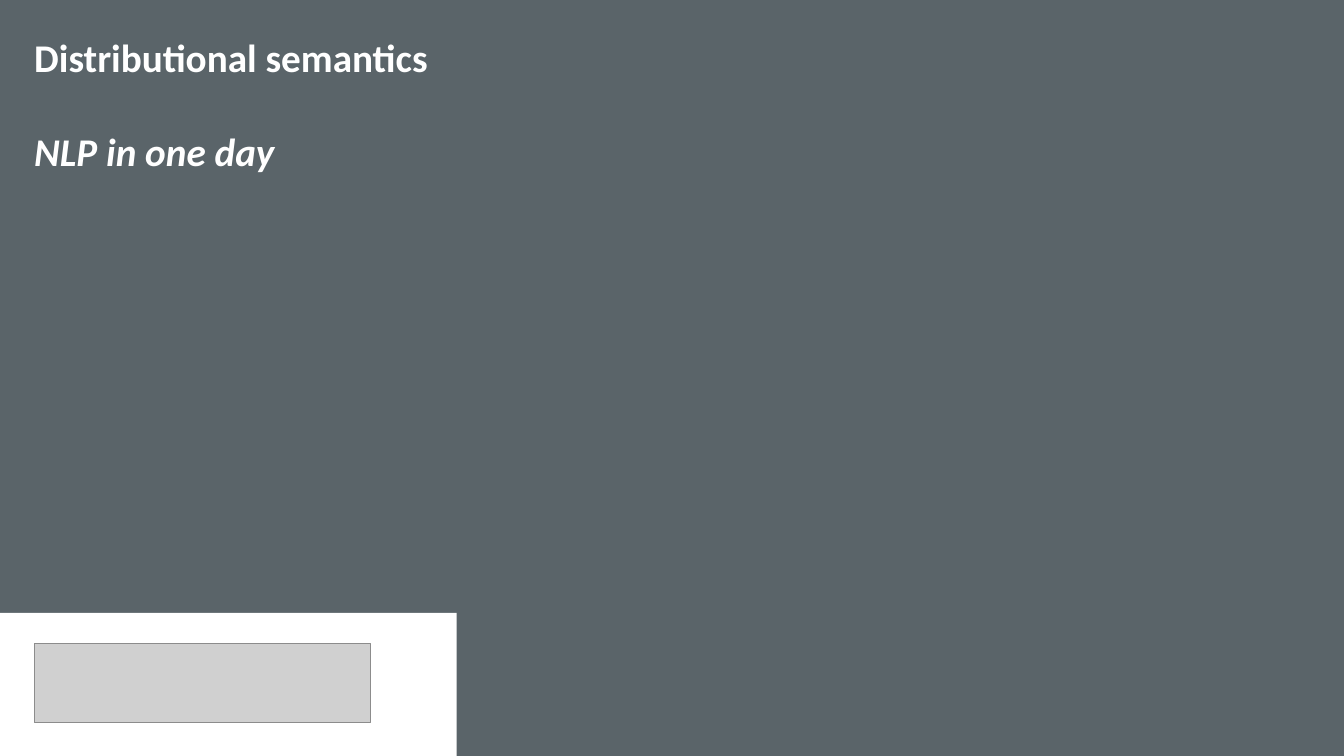
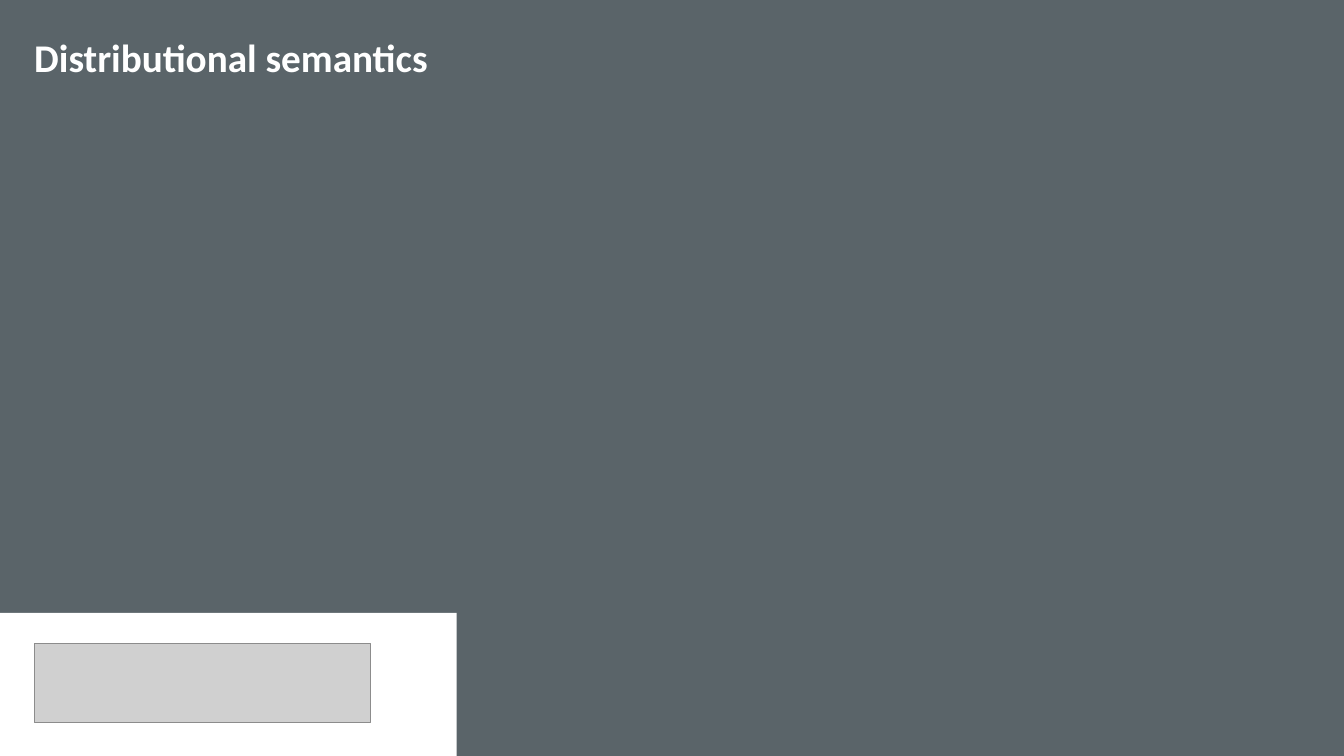
Before and after one commit to KCL-Health-NLP/nlp-half-day-workshop, a slide deck: slide 1 of presentations/distributional-semantics.pptx. Drawn at 1344x756 pixels with LibreOffice and Linux fonts; fonts in the diff are those of the drawing; grey boxes stand for pictures; background and template pictures are left out. Boxes give left, top, right and bottom in pixels: in the first picture for what was removed or moved away, otherwise in the second. Text is boxed around its words. In the diff, an @@ line names an element or a change of style, - is before the commit and + after.

Commit message:
working on slides

```diff
--- a/presentations/distributional-semantics.pptx
+++ b/presentations/distributional-semantics.pptx
@@ title at (x1=34, y1=44, x2=428, y2=73): text changed @@
-Distributional semantics
-NLP in one day
+Distributional semantics
```
